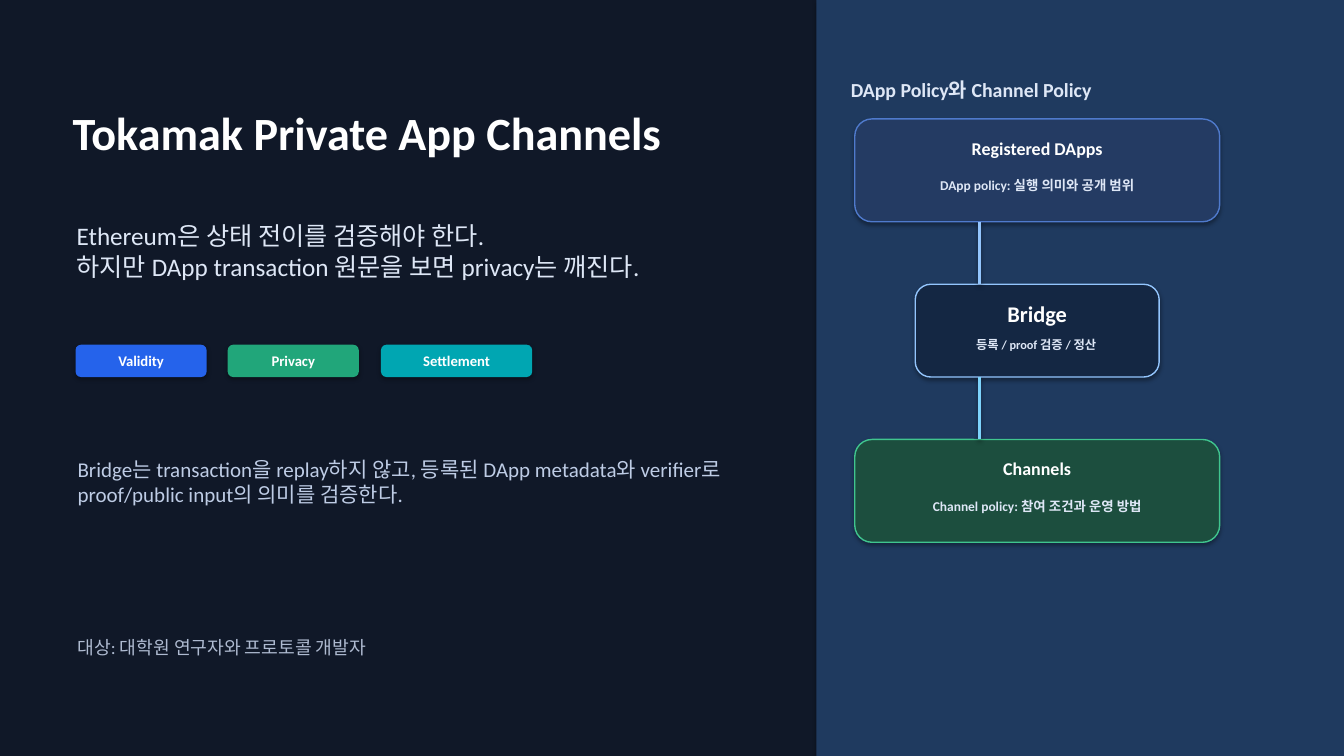
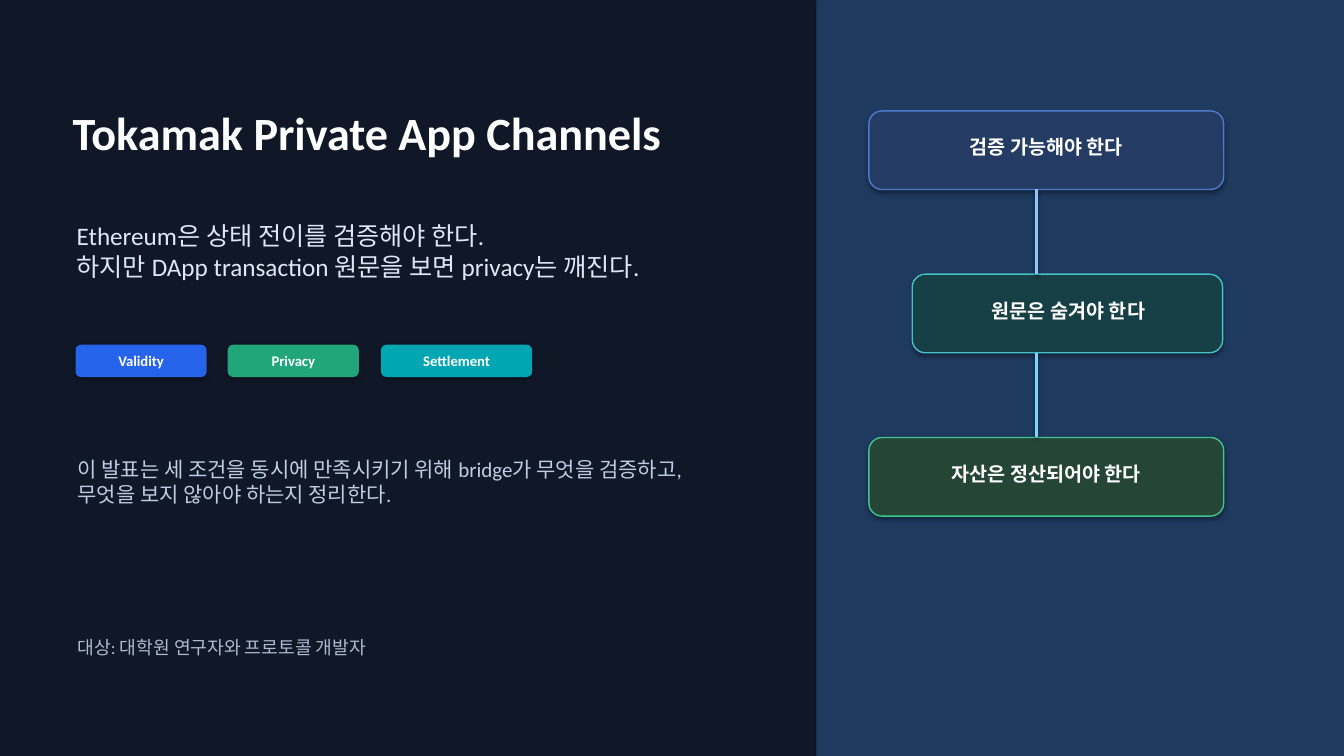
Before and after one commit to tokamak-network/Tokamak-zk-EVM-contracts, a slide deck: slide 1 of bridge/docs/dev/spec.pptx. Drawn at 1344x756 pixels with LibreOffice and Linux fonts; fonts in the diff are those of the drawing. Boxes give left, top, right and bottom in pixels: in the first picture for what was removed or moved away, otherwise in the second. Text is boxed around its words. In the diff, an @@ line names an element or a change of style, - is before the commit and + after.

```diff
--- a/bridge/docs/dev/spec.pptx
+++ b/bridge/docs/dev/spec.pptx
@@ text removed at bbox=[851, 80, 1091, 100] @@
-DApp Policy와 Channel Policy
@@ rounded rectangle: place and size @@
-rounded rectangle at bbox=[855, 119, 1220, 222]
+rounded rectangle at bbox=[869, 111, 1224, 190]
@@ text added at bbox=[970, 137, 1123, 156], 14 pt, text #FFFFFF, bold @@
+검증 가능해야 한다
@@ text removed at bbox=[972, 142, 1102, 158] @@
-Registered DApps
@@ text removed at bbox=[940, 178, 1134, 192] @@
-DApp policy: 실행 의미와 공개 범위
@@ line moved from (980, 222) - (980, 284) to (1036, 190) - (1036, 274) @@
@@ rounded rectangle: place and size @@
-rounded rectangle at bbox=[915, 284, 1159, 377]
+rounded rectangle at bbox=[912, 274, 1223, 353]
@@ rounded rectangle at bbox=[912, 274, 1223, 353]: fill #142743 to #173F46; outline #93C5FD 1 pt to #44C2C8 1 pt @@
@@ text added at bbox=[992, 301, 1145, 320], 14 pt, text #FFFFFF, bold @@
+원문은 숨겨야 한다
@@ text removed at bbox=[1007, 306, 1066, 326] @@
-Bridge
@@ text removed at bbox=[976, 338, 1097, 351] @@
-등록 / proof 검증 / 정산
@@ line moved from (980, 377) - (980, 440) to (1036, 353) - (1036, 438) @@
@@ rounded rectangle: place and size @@
-rounded rectangle at bbox=[855, 440, 1220, 542]
+rounded rectangle at bbox=[869, 438, 1224, 516]
@@ rounded rectangle at bbox=[869, 438, 1224, 516]: fill #1C4E3E to #254637 @@
@@ text at bbox=[78, 459, 682, 504]: text changed @@
-Bridge는 transaction을 replay하지 않고, 등록된 DApp metadata와 verifier로
-proof/public input의 의미를 검증한다.
+이 발표는 세 조건을 동시에 만족시키기 위해 bridge가 무엇을 검증하고,
+무엇을 보지 않아야 하는지 정리한다.
@@ text added at bbox=[951, 464, 1141, 483], 14 pt, text #FFFFFF, bold @@
+자산은 정산되어야 한다
@@ text removed at bbox=[1003, 462, 1071, 475] @@
-Channels
@@ text removed at bbox=[933, 499, 1142, 513] @@
-Channel policy: 참여 조건과 운영 방법
```
Also in this commit, not shown: 26 other slides changed, 6 slides added.
